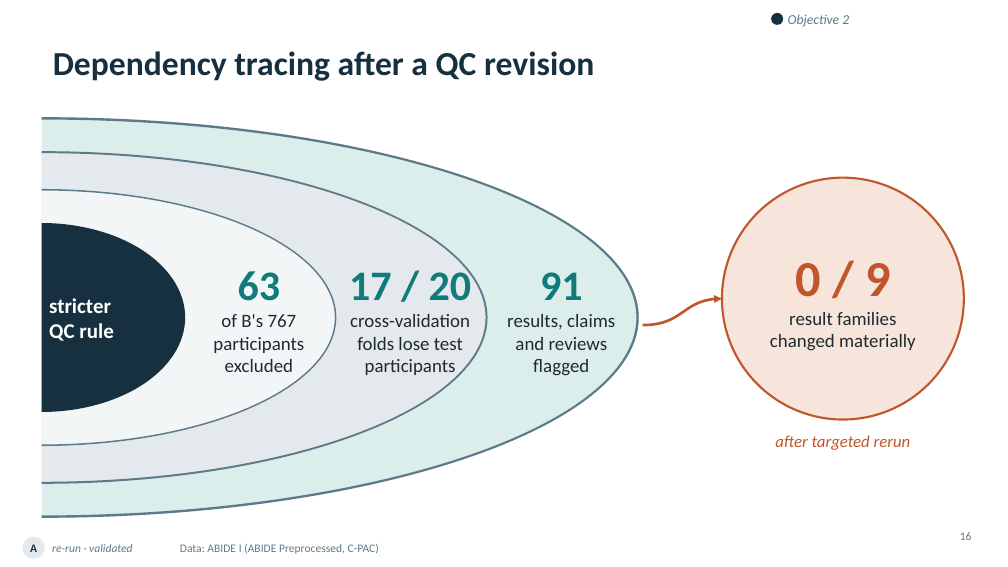
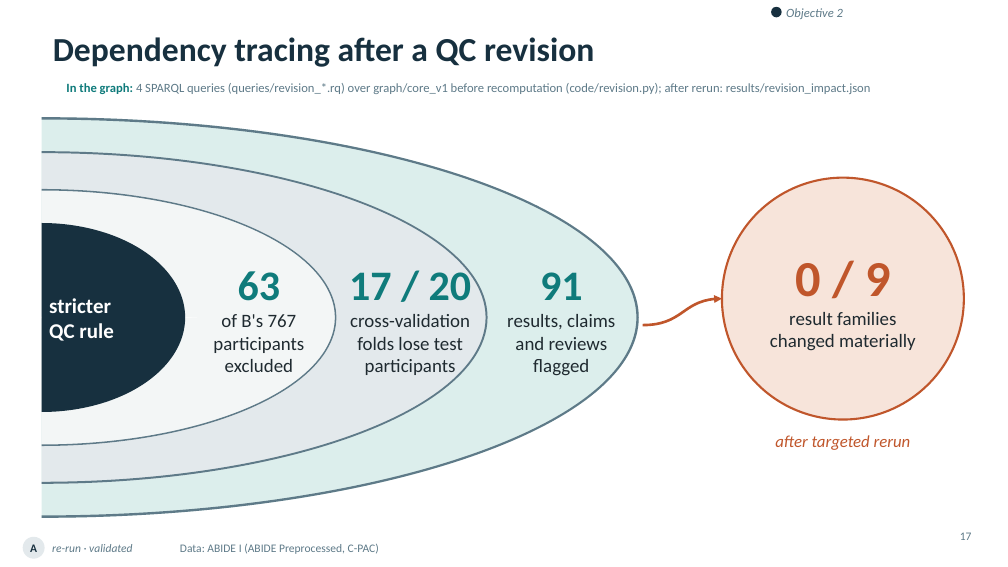
Before and after one commit to ReproNim/llm-workshop-kg, a slide deck: slide 17 of slides/Knowledge_Graphs_Skills_Neuroimaging_v4.pptx (slide 16 before the commit). Drawn at 1008x567 pixels with LibreOffice and Linux fonts; fonts in the diff are those of the drawing; background and template pictures are left out. Boxes give left, top, right and bottom in pixels: in the first picture for what was removed or moved away, otherwise in the second. Text is boxed around its words. In the diff, an @@ line names an element or a change of style, - is before the commit and + after.

```diff
--- a/slides/Knowledge_Graphs_Skills_Neuroimaging_v4.pptx
+++ b/slides/Knowledge_Graphs_Skills_Neuroimaging_v4.pptx
@@ title "Dependency tracing after a QC ...": place and size @@
-title "Dependency tracing after a QC ..." at bbox=[53, 51, 594, 81]
+title "Dependency tracing after a QC ..." at bbox=[53, 37, 594, 67]
@@ ellipse: place and size @@
-ellipse at bbox=[771, 13, 783, 25]
+ellipse at bbox=[771, 7, 782, 17]
@@ text "Objective 2" at bbox=[786, 8, 843, 19]: size 13 to 12 pt @@
@@ text added at bbox=[66, 83, 871, 94], 12 pt, text #5E7A88 @@
+In the graph: 4 SPARQL queries (queries/revision_*.rq) over graph/core_v1 before recomputation (code/revision.py); after rerun: results/revision_impact.json
@@ page number at bbox=[960, 532, 972, 540]: text changed @@
-16
+17
```
Also in this commit, not shown: 20 other slides changed, 3 slides added, 2 slides removed, 2 other files.
